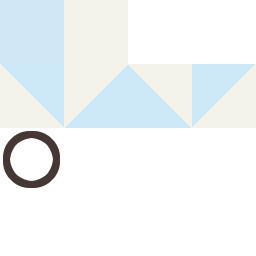
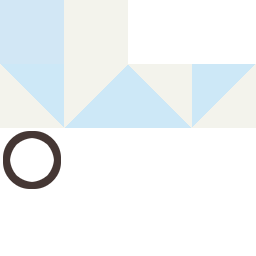
Layered file, before and after one edit (256 x 256). Changes by layer:
painted on "Layer #1" over <box>3,131,61,189</box>
